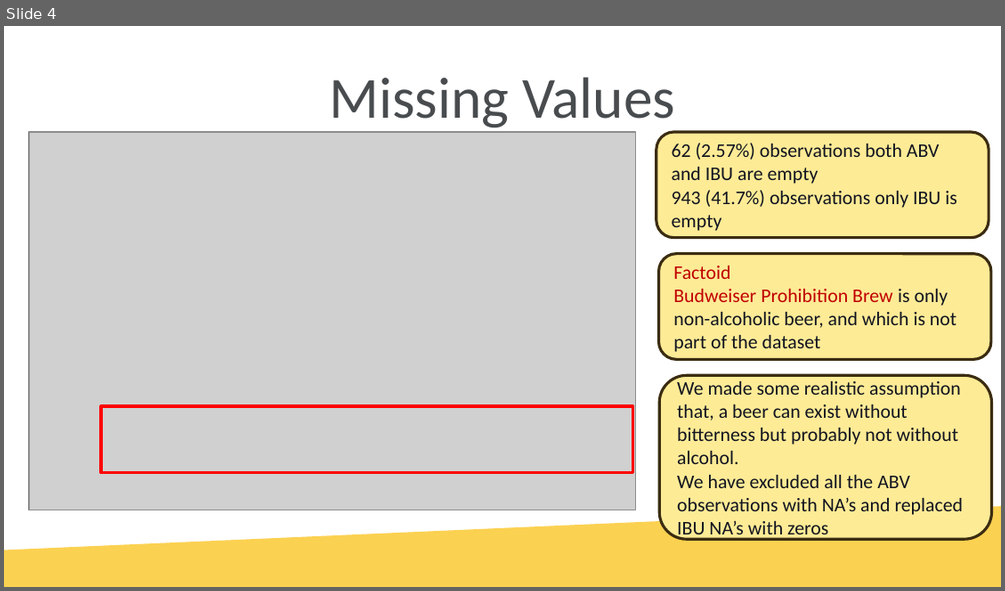
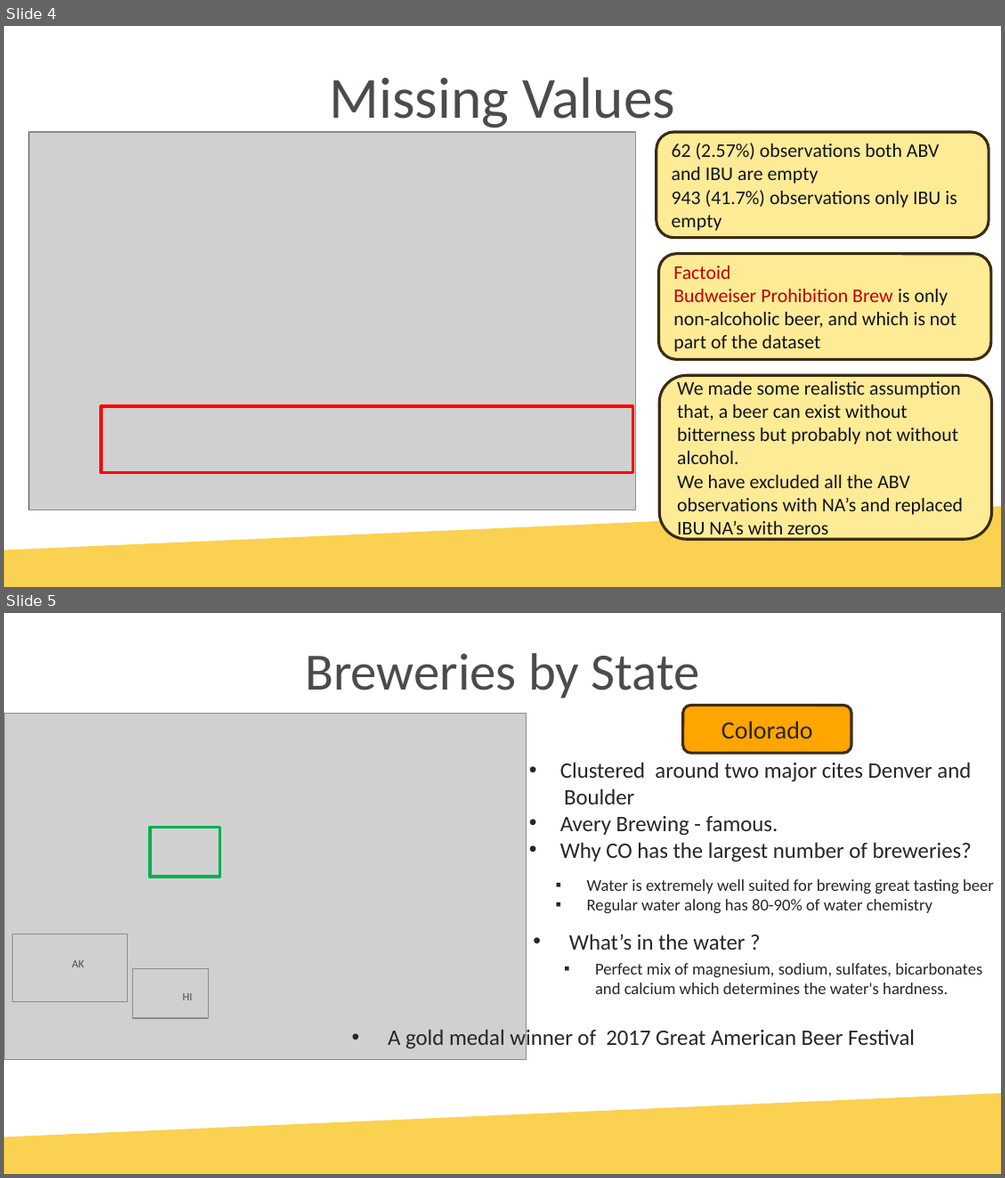
Before and after one commit to tschwebke/DDS6306-Group-Project-1, a slide deck: DS6306 Group Project 1 v2.pptx. Shown one above the other, each under a label of ours: slide 4 before the commit, slides 4 and 5 after it. The pictures are 1005x591 and 1005x1178 pixels, drawn with LibreOffice and Linux fonts; fonts in the diff are those of the drawing; grey boxes stand for pictures; background and template pictures are left out. Boxes give left, top, right and bottom in pixels: in the first picture for what was removed or moved away, otherwise in the second. Text is boxed around its words. In the diff, an @@ line names an element or a change of style, - is before the commit and + after.

```diff
--- a/DS6306 Group Project 1 v2.pptx
+++ b/DS6306 Group Project 1 v2.pptx
@@ slide 5 added at <box>4,613,1001,1174</box>, background picture (left out); not listed: 1 template element that a slide beside it also shows @@
@@ title added at <box>305,653,700,698</box>, 37.8 pt, text #494C4F @@
+Breweries by State
@@ picture added at <box>4,714,526,1060</box> @@
@@ rounded rectangle added at <box>683,705,851,753</box>, fill #FFA500, outline #3C2C12 2 pt, 18 pt, text #242628 @@
+Colorado
@@ text added at <box>560,762,971,862</box>, 16 pt, text #242628 @@
+• Clustered around two major cites Denver and
+Boulder
+• Avery Brewing - famous.
+• Why CO has the largest number of breweries?
@@ rectangle added at <box>151,827,220,877</box>, outline #00B050 2.25 pt @@
@@ text added at <box>587,879,994,913</box>, 12 pt, text #242628 @@
+▪ Water is extremely well suited for brewing great tasting beer
+▪ Regular water along has 80-90% of water chemistry
@@ picture added at <box>12,934,128,1002</box> @@
@@ text added at <box>569,933,744,949</box>, 16 pt, text #242628 @@
+• What’s in the water ?
@@ text added at <box>72,960,84,967</box>, 8 pt, text #494C4F @@
+AK
@@ picture added at <box>132,968,207,1018</box> @@
@@ text added at <box>595,963,982,994</box>, 12 pt, text #242628 @@
+▪ Perfect mix of magnesium, sodium, sulfates, bicarbonates and calcium which determines the water's hardness.
@@ text added at <box>183,993,193,1000</box>, 8 pt, text #494C4F @@
+HI
@@ text added at <box>388,1027,914,1050</box>, 16 pt, text #242628 @@
+• A gold medal winner of 2017 Great American Beer Festival
```
Also in this commit, not shown: 2 slides changed, 2 other slides added, 2 other files.
